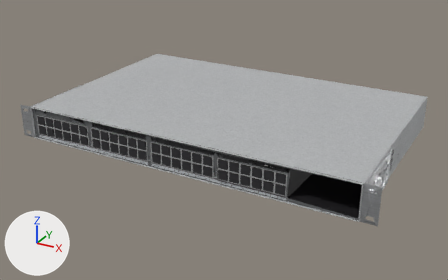
What one commit did to the glTF model danbyte/assets/Cisco/C9200L-48P-4X.far.glb.
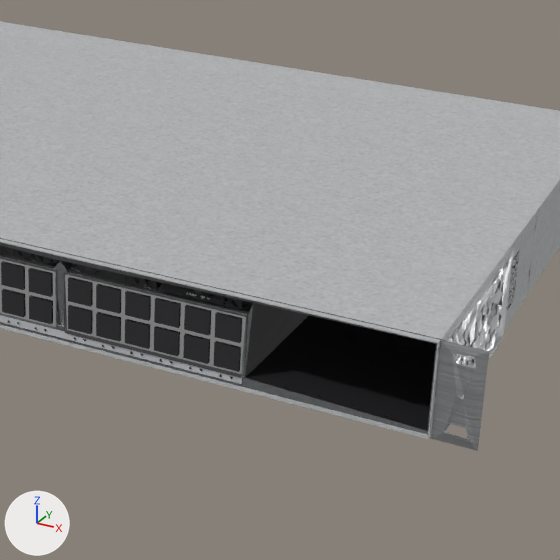
Old and new are each drawn whole from a 50 mm lens placed at (0.365, -0.544, 0.33), pointed at (-0.005, 0.129, -0.006) and again close up on the part from 43% to 91% of the width and 18% to 96% of the height. Arrows for +X, +Y and +Z are at lower left; the lights stay in place. The first two pictures are the older version. Where no turn or scale is listed for an object, it has been applied to the vertices. Vertices at exactly the same position are counted once.

The scene before the commit, as lines of its bpy script (objects in view):
```python
me_mesh_4 = bpy.data.meshes.new('Mesh_4')
me_mesh_4.from_pydata(...)  # 4040 vertices, 9994 faces; spans x 0.0..0.483, y -0.292..-0.001, z 0.0..0.044
# faces by material slot: [4454, 125, 3361, 2054]
me_mesh_4.materials.append(mat_db_far_palette)
me_mesh_4.materials.append(mat_dbt_bezel_plastic)
me_mesh_4.materials.append(mat_dbt_chassis_metal)
me_mesh_4.materials.append(mat_dbt_bracket_zinc)
ob_mesh_4 = bpy.data.objects.new('Mesh_4', me_mesh_4)
ob_mesh_4.location = (-0.2413, 0.2919, 0.0)
```
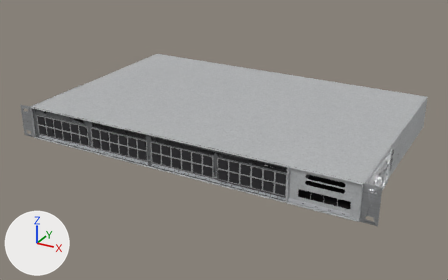
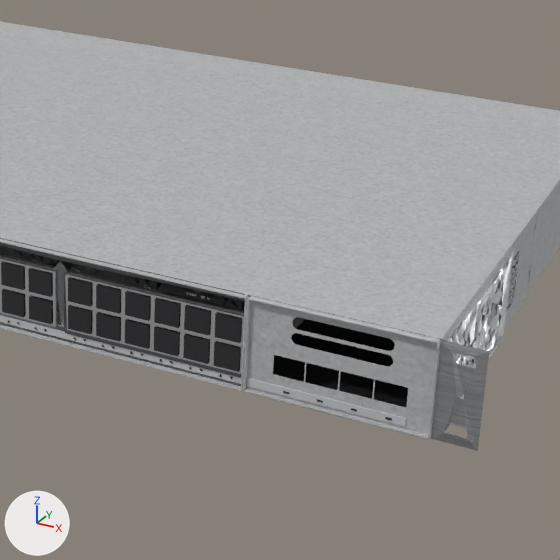
What changed in the scene script:
```text
Change me_mesh_4:
    used by ob_mesh_4; location = (-0.2413, 0.2919, 0.0)
    remove me_mesh_4.from_pydata(...)  # 4040 vertices, 9994 faces; spans x 0.0..0.483, y -0.292..-0.001, z 0.0..0.044
    add me_mesh_4.from_pydata(...)  # 4339 vertices, 10484 faces; spans x 0.0..0.483, y -0.292..-0.001, z 0.0..0.044
    me_mesh_4 part 1: a new loose piece of 168 vertices spanning x 0.382..0.383, y -0.292..-0.289, z 0.0..0.044, in mat_dbt_chassis_metal
    me_mesh_4 part 2: a new loose piece of 96 vertices spanning x 0.384..0.463, y -0.29, z 0.001..0.043, in mat_dbt_chassis_metal
    me_mesh_4 part 3: 5 vertices removed from x 0.463..0.464, y -0.289, z 0.0..0.044; 120 vertices added at x 0.382..0.464, y -0.292..-0.289, z 0.0..0.044
    other edits to the shape of me_mesh_4 do not show in these pictures
```

Changed parts and their boxes (x1, y1, x2, y2) in the close-ups (560 x 560 px):
part 1 of me_mesh_4, added: after (239, 294, 249, 391)
part 2 of me_mesh_4, added: after (246, 300, 437, 435)
part 3 of me_mesh_4, built on: (0, 239, 441, 439) in both
